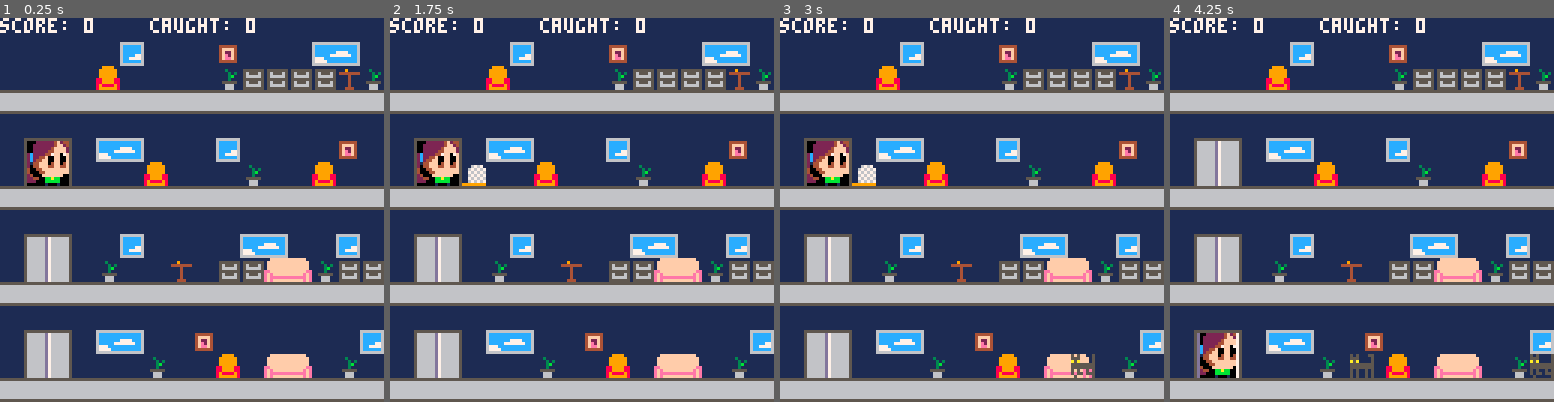
Above: before the commit, frames 1-4 (left to right).
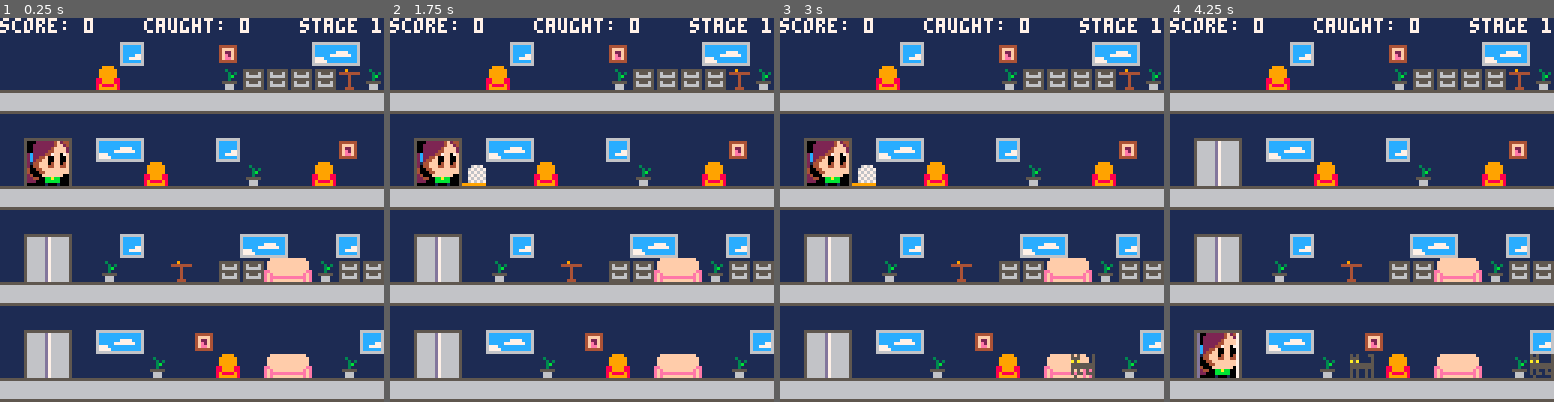
Above: after the commit, the same moments.

Repository: leonardost/cat-catcher-0
Game: PICO-8 cartridge cat_catcher_0.p8
The game is run twice, just before and just after one commit, with the same random seed, the same clock (stepped at 60 frames per second) and the same inputs.
Inputs:
- Up to frame 1 (0.25 s): no input
- Up to frame 2 (1.75 s): tap O (Z key) at 0.7, 1.7 s; hold Right from 1.6 s (still down)
- Up to frame 3 (3 s): release Right at 2.1 s; tap O (Z key) at 2.1, 2.5, 2.9 s; hold Up 2.15-2.42 s; hold Right from 2.47 s (still down)
- Up to frame 4 (4.25 s): release Right at 3.03 s; hold Left 3.08-3.58 s; tap O (Z key) at 3.3, 3.7, 4.1 s; hold Down 3.63-3.97 s; hold Right from 4.02 s (still down)

The runs differ from the first frame. In frame 1, 0.8% of the frame differs, in the area x 37-100%, y 0-4%; in frame 2, 0.8%; in frame 3, 0.8%; in frame 4, 0.8%.

Commit message:
Add stage info to the UI

Diff:
--- a/cat_catcher_0.p8
+++ b/cat_catcher_0.p8
@@ -34,6 +34,7 @@
 
   current_floor = 0
   score = 0
+  stage = 1
   caught_cats = 0
   floor_base_y = 40
 
@@ -211,8 +212,10 @@
   if paw.t > 0 then
     paw.sprite.draw(paw.x, paw.y)
   end
+
   print("score: " .. score, 0, 0, 7)
-  print("caught: " .. caught_cats, 50, 0, 7)
+  print("caught: " .. caught_cats, 48, 0, 7)
+  print("stage " .. stage, 100, 0, 7)
 end
 
 -->8
